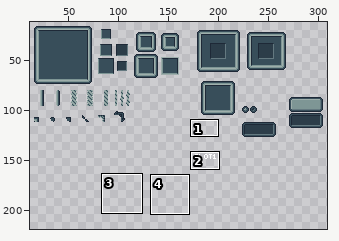
One commit to this pixel-art file: art/ui.aseprite. Above: a wide view before the commit, with the close-up outlined.
Close-up. Before the edit:
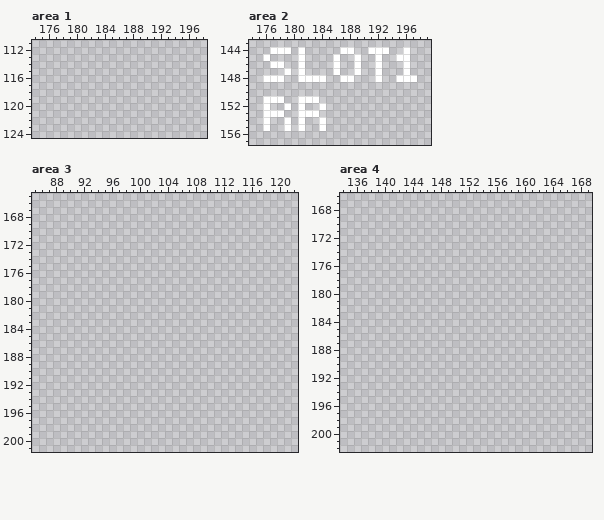
320x320 pixels, 1 frame. Shown: area 1: x 174..198, y 111..124; area 2: x 174..199, y 143..157; area 3: x 85..122, y 165..201; area 4: x 134..169, y 166..202. The wide view leaves out empty margins. The commit also changed other parts of the picture, which this record leaves out.
The result:
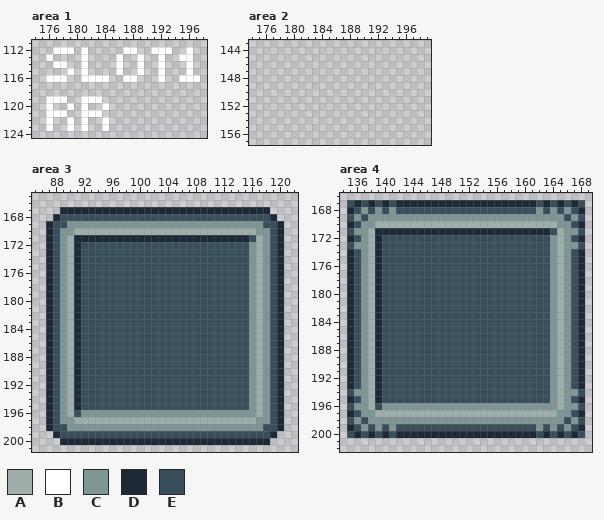
Palette (. is transparent): A #9eaeab  B #ffffff  C #7e9695  D #1e2937  E #384e5a
Change:
Area 1:
y 112: x 177..179 ... -> BBB; x 181 . -> B; x 187..188 .. -> BB; x 191..193 ... -> BBB; x 196 . -> B
y 113: x 176 . -> B; x 181 . -> B; x 186 . -> B; x 189 . -> B; x 192 . -> B; x 195..196 .. -> BB
y 114: x 177..178 .. -> BB; x 181 . -> B; x 186 . -> B; x 189 . -> B; x 192 . -> B; x 196 . -> B
y 115: x 179 . -> B; x 181 . -> B; x 186 . -> B; x 189 . -> B; x 192 . -> B; x 196 . -> B
y 116: x 176..178 ... -> BBB; x 181..184 .... -> BBBB; x 187..188 .. -> BB; x 192 . -> B; x 195..197 ... -> BBB
y 119: x 176..178 ... -> BBB; x 181..183 ... -> BBB
y 120: x 176 . -> B; x 179 . -> B; x 181 . -> B; x 184 . -> B
y 121: x 176..178 ... -> BBB; x 181..183 ... -> BBB
y 122..123: x 176 . -> B; x 179 . -> B; x 181 . -> B; x 184 . -> B
Area 2:
y 144: x 177..179 BBB -> ...; x 181 B -> .; x 187..188 BB -> ..; x 191..193 BBB -> ...; x 196 B -> .
y 145: x 176 B -> .; x 181 B -> .; x 186 B -> .; x 189 B -> .; x 192 B -> .; x 195..196 BB -> ..
y 146: x 177..178 BB -> ..; x 181 B -> .; x 186 B -> .; x 189 B -> .; x 192 B -> .; x 196 B -> .
y 147: x 179 B -> .; x 181 B -> .; x 186 B -> .; x 189 B -> .; x 192 B -> .; x 196 B -> .
y 148: x 176..178 BBB -> ...; x 181..184 BBBB -> ....; x 187..188 BB -> ..; x 192 B -> .; x 195..197 BBB -> ...
y 151: x 176..178 BBB -> ...; x 181..183 BBB -> ...
y 152: x 176 B -> .; x 179 B -> .; x 181 B -> .; x 184 B -> .
y 153: x 176..178 BBB -> ...; x 181..183 BBB -> ...
y 154..155: x 176 B -> .; x 179 B -> .; x 181 B -> .; x 184 B -> .
Area 3:
y 167: x 89..118 .............................. -> DDDDDDDDDDDDDDDDDDDDDDDDDDDDDD
y 168: x 88..119 ................................ -> DEEEEEEEEEEEEEEEEEEEEEEEEEEEEEED
y 169: x 87..120 .................................. -> DEECCCCCCCCCCCCCCCCCCCCCCCCCCCCEED
y 170: x 87..120 .................................. -> DECCAAAAAAAAAAAAAAAAAAAAAAAAAACCED
y 171: x 87..120 .................................. -> DECADDDDDDDDDDDDDDDDDDDDDDDDDEACED
y 172..195: x 87..120 .................................. -> DECADEEEEEEEEEEEEEEEEEEEEEEEECACED
y 196: x 87..120 .................................. -> DECAECCCCCCCCCCCCCCCCCCCCCCCCCACED
y 197: x 87..120 .................................. -> DECCAAAAAAAAAAAAAAAAAAAAAAAAAACCED
y 198: x 87..120 .................................. -> DEECCCCCCCCCCCCCCCCCCCCCCCCCCCCEED
y 199: x 88..119 ................................ -> DEEEEEEEEEEEEEEEEEEEEEEEEEEEEEED
y 200: x 89..118 .............................. -> DDDDDDDDDDDDDDDDDDDDDDDDDDDDDD
Area 4:
y 167: x 135..168 .................................. -> EDEDEDEDDDDDDDDDDDDDDDDDDDDEDEDEDE
y 168: x 135..168 .................................. -> DECECECEEEEEEEEEEEEEEEEEEEECECECED
y 169: x 135..168 .................................. -> ECECCCCCCCCCCCCCCCCCCCCCCCCCCCCECE
y 170: x 135..168 .................................. -> DECCAAAAAAAAAAAAAAAAAAAAAAAAAACCED
y 171: x 135..168 .................................. -> ECCADDDDDDDDDDDDDDDDDDDDDDDDDEACCE
y 172: x 135..168 .................................. -> DECADEEEEEEEEEEEEEEEEEEEEEEEECACED
y 173: x 135..168 .................................. -> ECCADEEEEEEEEEEEEEEEEEEEEEEEECACCE
y 174..193: x 135..168 .................................. -> DECADEEEEEEEEEEEEEEEEEEEEEEEECACED
y 194: x 135..168 .................................. -> ECCADEEEEEEEEEEEEEEEEEEEEEEEECACCE
y 195: x 135..168 .................................. -> DECADEEEEEEEEEEEEEEEEEEEEEEEECACED
y 196: x 135..168 .................................. -> ECCAECCCCCCCCCCCCCCCCCCCCCCCCCACCE
y 197: x 135..168 .................................. -> DECCAAAAAAAAAAAAAAAAAAAAAAAAAACCED
y 198: x 135..168 .................................. -> ECECCCCCCCCCCCCCCCCCCCCCCCCCCCCECE
y 199: x 135..168 .................................. -> DECECECEEEEEEEEEEEEEEEEEEEECECECED
y 200: x 135..168 .................................. -> EDEDEDEDDDDDDDDDDDDDDDDDDDDEDEDEDE
Where, in picture pixels (left, top, right, bottom), the same in both close-ups:
added: (46, 47, 200, 131)
erased: (263, 47, 417, 131)
added: (46, 207, 284, 445)
added: (347, 200, 585, 438)
